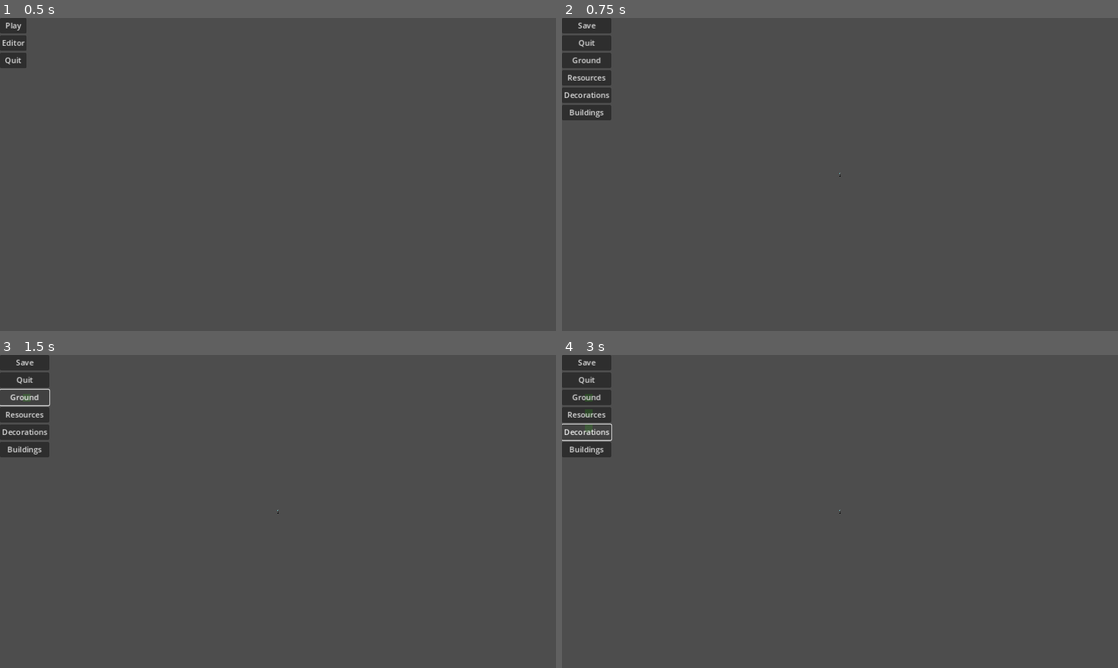
Above: before the commit, frames 1-4 (two rows, left to right).
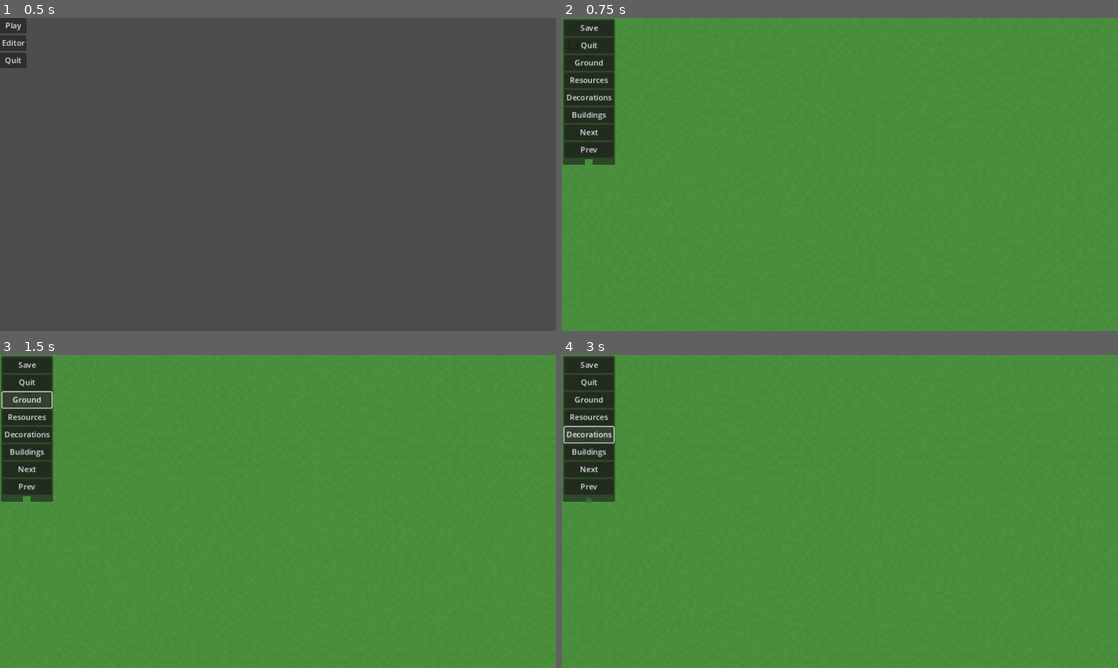
Above: after the commit, the same moments.

Repository: wssuomi/pirate-jam-14
Game: Godot game, scene res://scenes/main_menu.tscn
Two runs of this game, one before a commit and one after it. Both use one fixed random seed, a clock stepped at 60 frames per second and the inputs below.
Inputs:
- Up to frame 1 (0.5 s): no input
- Up to frame 2 (0.75 s): click "Editor" at 0.5 s
- Up to frame 3 (1.5 s): click "Ground" at 1.25 s
- Up to frame 4 (3 s): click "Resources" at 2 s; click "Decorations" at 2.75 s

Frame 1 is identical in both runs. In frame 2, 98% of the frame differs, in the area x 0-100%, y 0-100%; in frame 3, 98%; in frame 4, 98%.

Commit message:
make level editor work

Diff:
--- a/scenes/editor.tscn
+++ b/scenes/editor.tscn
@@ -1,9 +1,13 @@
-[gd_scene load_steps=9 format=3 uid="uid://d1g8h4k2j5ha5"]
+[gd_scene load_steps=11 format=3 uid="uid://d1g8h4k2j5ha5"]
 
 [ext_resource type="Script" path="res://scripts/editor.gd" id="1_laujs"]
 [ext_resource type="Texture2D" uid="uid://baisqivjm17e3" path="res://assets/unit-spritesheet.png" id="2_84ww7"]
 [ext_resource type="Script" path="res://scripts/Camera.gd" id="2_cr33f"]
 [ext_resource type="Texture2D" uid="uid://jm1bhhp8ffsb" path="res://assets/map_tiles.png" id="4_5ckh7"]
+
+[sub_resource type="AtlasTexture" id="AtlasTexture_0p610"]
+atlas = ExtResource("4_5ckh7")
+region = Rect2(0, 0, 16, 16)
 
 [sub_resource type="AtlasTexture" id="AtlasTexture_1p6q8"]
 atlas = ExtResource("2_84ww7")
@@ -52,6 +56,14 @@
 [sub_resource type="TileSet" id="TileSet_116sg"]
 sources/0 = SubResource("TileSetAtlasSource_cdnmy")
 
+[sub_resource type="StyleBoxFlat" id="StyleBoxFlat_21bjr"]
+bg_color = Color(0, 0, 0, 0)
+border_width_left = 1
+border_width_top = 1
+border_width_right = 1
+border_width_bottom = 1
+border_color = Color(0, 0, 0, 1)
+
 [node name="Editor" type="Node2D"]
 script = ExtResource("1_laujs")
 
@@ -60,40 +72,72 @@
 [node name="Control" type="Control" parent="CanvasLayer"]
 layout_mode = 3
 anchors_preset = 0
-offset_right = 40.0
-offset_bottom = 40.0
+offset_left = 2.0
+offset_top = 2.0
+offset_right = 110.0
+offset_bottom = 304.0
+
+[node name="Panel" type="Panel" parent="CanvasLayer/Control"]
+layout_mode = 0
+offset_right = 108.0
+offset_bottom = 302.0
+mouse_filter = 1
 
 [node name="MarginContainer" type="MarginContainer" parent="CanvasLayer/Control"]
 layout_mode = 0
-offset_right = 40.0
-offset_bottom = 40.0
+offset_left = 3.0
+offset_top = 3.0
+offset_right = 105.0
+offset_bottom = 299.0
 
 [node name="VBoxContainer" type="VBoxContainer" parent="CanvasLayer/Control/MarginContainer"]
 layout_mode = 2
 
 [node name="Save" type="Button" parent="CanvasLayer/Control/MarginContainer/VBoxContainer"]
 layout_mode = 2
+mouse_filter = 1
 text = "Save"
 
 [node name="Quit" type="Button" parent="CanvasLayer/Control/MarginContainer/VBoxContainer"]
 layout_mode = 2
+mouse_filter = 1
 text = "Quit"
 
 [node name="Ground" type="Button" parent="CanvasLayer/Control/MarginContainer/VBoxContainer"]
 layout_mode = 2
+mouse_filter = 1
 text = "Ground"
 
 [node name="Resource" type="Button" parent="CanvasLayer/Control/MarginContainer/VBoxContainer"]
 layout_mode = 2
+mouse_filter = 1
 text = "Resources"
 
 [node name="Decoration" type="Button" parent="CanvasLayer/Control/MarginContainer/VBoxContainer"]
 layout_mode = 2
+mouse_filter = 1
 text = "Decorations"
 
 [node name="Building" type="Button" parent="CanvasLayer/Control/MarginContainer/VBoxContainer"]
 layout_mode = 2
+mouse_filter = 1
 text = "Buildings"
+
+[node name="Next" type="Button" parent="CanvasLayer/Control/MarginContainer/VBoxContainer"]
+layout_mode = 2
+mouse_filter = 1
+text = "Next"
+
+[node name="Previous" type="Button" parent="CanvasLayer/Control/MarginContainer/VBoxContainer"]
+layout_mode = 2
+mouse_filter = 1
+text = "Prev"
+
+[node name="SelectedTile" type="TextureRect" parent="CanvasLayer/Control/MarginContainer/VBoxContainer"]
+texture_filter = 1
+layout_mode = 2
+texture = SubResource("AtlasTexture_0p610")
+stretch_mode = 3
 
 [node name="Camera" type="Camera2D" parent="."]
 position = Vector2(576, 324)
@@ -105,7 +149,7 @@
 sprite_frames = SubResource("SpriteFrames_1atof")
 autoplay = "default"
 
-[node name="MapTiles" type="TileMap" parent="."]
+[node name="Map" type="TileMap" parent="."]
 texture_filter = 1
 tile_set = SubResource("TileSet_116sg")
 format = 2
@@ -117,4 +161,30 @@
 layer_3/name = "building"
 layer_3/tile_data = PackedInt32Array()
 
+[node name="PreviewTile" type="TextureRect" parent="."]
+texture_filter = 1
+offset_left = -39.0
+offset_top = 6.0
+offset_right = -23.0
+offset_bottom = 22.0
+texture = SubResource("AtlasTexture_0p610")
+stretch_mode = 3
+
+[node name="Border" type="Panel" parent="PreviewTile"]
+show_behind_parent = true
+layout_mode = 0
+offset_left = -1.0
+offset_top = -1.0
+offset_right = 17.0
+offset_bottom = 17.0
+theme_override_styles/panel = SubResource("StyleBoxFlat_21bjr")
+
+[connection signal="mouse_entered" from="CanvasLayer/Control" to="." method="_on_control_mouse_entered"]
+[connection signal="mouse_exited" from="CanvasLayer/Control" to="." method="_on_control_mouse_exited"]
 [connection signal="pressed" from="CanvasLayer/Control/MarginContainer/VBoxContainer/Quit" to="." method="_on_quit_pressed"]
+[connection signal="pressed" from="CanvasLayer/Control/MarginContainer/VBoxContainer/Ground" to="." method="_on_ground_pressed"]
+[connection signal="pressed" from="CanvasLayer/Control/MarginContainer/VBoxContainer/Resource" to="." method="_on_resource_pressed"]
+[connection signal="pressed" from="CanvasLayer/Control/MarginContainer/VBoxContainer/Decoration" to="." method="_on_decoration_pressed"]
+[connection signal="pressed" from="CanvasLayer/Control/MarginContainer/VBoxContainer/Building" to="." method="_on_building_pressed"]
+[connection signal="pressed" from="CanvasLayer/Control/MarginContainer/VBoxContainer/Next" to="." method="_on_next_pressed"]
+[connection signal="pressed" from="CanvasLayer/Control/MarginContainer/VBoxContainer/Previous" to="." method="_on_previous_pressed"]
--- /dev/null
+++ b/scripts/Tile.gd
@@ -0,0 +1,18 @@
+extends TileMap
+
+class Tile:
+	var grid_position: Vector2i
+	var ground_sprite: Vector2i
+	var decoration_sprite: Vector2i
+	var resource_sprite: Vector2i
+	var building_sprite: Vector2i
+	func _init(_grid_position: Vector2i,
+			_ground_sprite: Vector2i,
+			_resource_sprite: Vector2i = Vector2i(-1,-1),
+			_decoration_sprite: Vector2i = Vector2i(-1,-1),
+			_building_sprite: Vector2i = Vector2i(-1,-1)):
+		ground_sprite = _ground_sprite
+		resource_sprite = _resource_sprite
+		decoration_sprite = _decoration_sprite
+		building_sprite = _building_sprite
+		grid_position = _grid_position
--- a/scripts/editor.gd
+++ b/scripts/editor.gd
@@ -1,12 +1,125 @@
 extends Node2D
 
-@onready var map_tiles = $MapTiles
+@onready var map = $Map
+@onready var selected_tile_tex: TextureRect = $CanvasLayer/Control/MarginContainer/VBoxContainer/SelectedTile
+@onready var preview_tile: TextureRect = $PreviewTile
+
+const Tile = preload("res://scripts/Tile.gd").Tile
+const GRID_WIDTH = 128
+const GRID_HEIGHT = 128
+
+var rng = RandomNumberGenerator.new()
+var tiles: Dictionary = {}
+var tiles_texture = preload("res://assets/map_tiles.png")
+var atlas: AtlasTexture = AtlasTexture.new()
+var current_tile = 0
+var mouse_on_ui = false
+var ground_layer = 0
+var decoration_layer = 1
+var resource_layer = 2
+var buillding_layer = 3
+var current_layer = ground_layer
+var ground_tiles = [
+	Vector2i(0,0),Vector2i(1,0),Vector2i(2,0),Vector2i(3,0),
+	Vector2i(0,1),Vector2i(1,1),Vector2i(2,1),Vector2i(3,1),
+	Vector2i(0,2),Vector2i(1,2),Vector2i(2,2),Vector2i(3,2),
+	Vector2i(0,3),Vector2i(1,3),Vector2i(2,3),Vector2i(3,3)
+	]
+var resource_tiles = [Vector2i(4,2),Vector2i(5,2),Vector2i(6,2)]
+var decoration_tiles = [
+	Vector2i(4,0),Vector2i(4,1),Vector2i(5,1),
+	Vector2i(6,1),Vector2i(4,3),Vector2i(5,3)
+	]
+var building_tiles = [Vector2i(-1,-1)]
+var selected_tiles = ground_tiles
 
 func _on_quit_pressed():
 	get_tree().quit()
 
 func _input(event):
 	if event is InputEventMouseButton:
-		if Input.is_action_just_pressed("place_tile"):
-			var pos = map_tiles.local_to_map(get_global_mouse_position())
-			map_tiles.set_cell(0, pos, 0, Vector2(0,0))
+		if Input.is_action_just_pressed("place_tile") and not mouse_on_ui:
+			var pos: Vector2i = map.local_to_map(get_global_mouse_position())
+			if pos.x >= 0 and pos.x < GRID_WIDTH and pos.y >= 0 and pos.y < GRID_HEIGHT:
+				var tile: Tile = tiles[pos]
+				match current_layer:
+					0:
+						tile.ground_sprite = ground_tiles[current_tile]
+					1:
+						tile.decoration_sprite = decoration_tiles[current_tile]
+					2:
+						tile.resource_sprite = resource_tiles[current_tile]
+					3:
+						tile.resource_sprite = resource_tiles[current_tile]
+				update_tile(tile)
+
+func _process(_delta):
+	preview_tile.position = map.map_to_local(map.local_to_map(get_global_mouse_position())) - Vector2(8,8)
+
+func update_tile(tile: Tile):
+	map.set_cell(ground_layer, tile.grid_position, 0, tile.ground_sprite)
+	map.set_cell(decoration_layer, tile.grid_position, 0, tile.decoration_sprite)
+	map.set_cell(resource_layer, tile.grid_position, 0, tile.resource_sprite)
+	map.set_cell(buillding_layer, tile.grid_position, 0, tile.building_sprite)
+
+func _ready():
+	atlas.atlas = tiles_texture
+	update_shown_tile()
+	selected_tile_tex.texture = atlas
+	preview_tile.texture = atlas
+	for y in range(GRID_WIDTH):
+		for x in range(GRID_HEIGHT):
+			var pos = Vector2i(x,y)
+			var tile = Tile.new(pos, Vector2i(rng.randi_range(0,3),0))
+			tiles[pos] = tile
+			map.set_cell(current_layer, tile.grid_position, 0, tile.ground_sprite)
+
+func update_shown_tile():
+	atlas.region = Rect2(
+		selected_tiles[current_tile].x * 16,
+		selected_tiles[current_tile].y * 16,
+		16,16)
+
+func _on_ground_pressed():
+	current_layer = 0
+	current_tile = 0
+	selected_tiles = ground_tiles
+	update_shown_tile()
+
+func _on_resource_pressed():
+	current_layer = 2
+	current_tile = 0
+	selected_tiles = resource_tiles
+	update_shown_tile()
+
+func _on_decoration_pressed():
+	current_layer = 1
+	current_tile = 0
+	selected_tiles = decoration_tiles
+	update_shown_tile()
+
+func _on_building_pressed():
+	current_layer = 3
+	current_tile = 0
+	selected_tiles = building_tiles
+	update_shown_tile()
+
+func _on_control_mouse_entered():
+	mouse_on_ui = true
+
+func _on_control_mouse_exited():
+	mouse_on_ui = false
+
+func _on_next_pressed():
+	if len(selected_tiles) - 1 <= current_tile:
+		current_tile = 0
+	else:
+		current_tile += 1
+	update_shown_tile()
+
+func _on_previous_pressed():
+	if current_tile == 0:
+		current_tile = len(selected_tiles) - 1
+	else:
+		current_tile -= 1
+	update_shown_tile()
